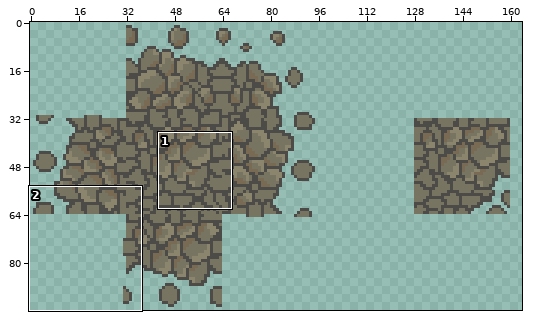
Pixel-art file: assets/03_backgrounds/test.aseprite. Above: a wide view before the commit, with the close-up outlined.
Close-up. First the earlier version:
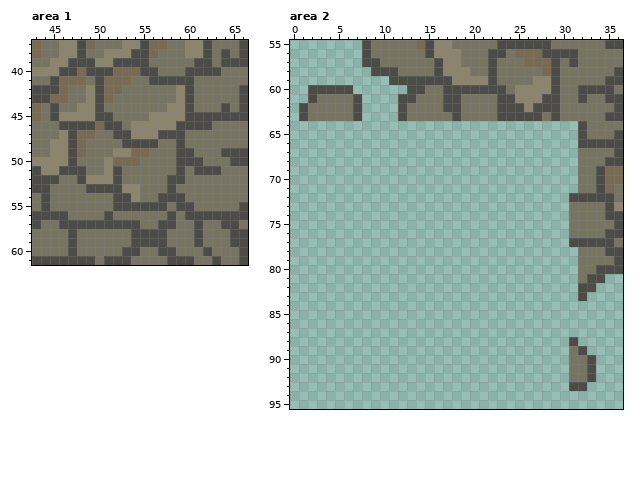
192x96 pixels, 1 frame. Shown: area 1: x 43..66, y 37..61; area 2: x 0..36, y 55..95. The wide view leaves out empty margins. The commit also changed other parts of the picture, which this record leaves out.
The same view after the edit:
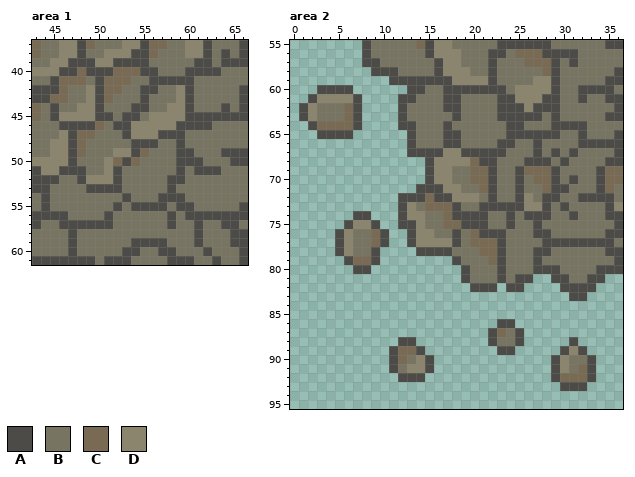
Palette (. is transparent): A #4c4b47  B #777562  C #786a53  D #8c856e
The edit:
Changed rows in their new state; - is an unchanged pixel.
Area 1, layer "Tilemap 1":
first column x 51:
42 ----AA-
43 ----A--
44 ---AA--
45 --AA---
46 B-A----
47 -B-----
48 --B----
49 ---A---
50 --A----
53 --BB---
54 -B-B---
55 --B----
57 -BBB--B
58 ---BBBB
Area 2, layer "Tilemap 1":
first column x 2:
60 .------------------------------
61 -DDDD--------------------------
62 D---C--------------------------
63 D---C--------------------------
64 ACCCCA----AABBBABBBBBBAABBBAAA-
65 -AAAA------ABBBAABBBBBAAAAAABB-
66 -----------ABBBAABBBBAABBABBBB-
67 -----------AAAADDAAAAABBBABABA-
68 -------------ADDDDCAABBBAAABAB-
69 -------------ADDBBCCABBACCCABB-
70 -------------ADDBBCCABBABCCABA-
71 ------------AAADDBBCABBABBCAAB-
72 ----------AAACAADDDBABBADBAABB-
73 ----------ADBCCCABBAAAAADDABA--
74 -----AA---ADDBBCAAAABBABAAABBA-
75 ----ADDA--AADBBCCAAABBABBABBB--
76 ---ADBBCA--ADDBBABCAAABBBAABB--
77 ---ADBBCA--ADDDDABCCCABBBBAAA--
78 ---ADBBA----AAAABBBCCABBBAABBB-
79 ----ACCA--------ABBBCABBBABBBB-
80 -----AA----------ABBBABBBAAABB-
81 -----------------ABBBABAA--AAB-
82 ------------------AAA-AA----AA-
83 -----------------------------A-
86 ---------------------AA--------
87 --------------------ACBA-------
88 ----------AA--------ABBA-------
89 ---------ACCA--------AA-----AD-
90 ---------ACBDA-------------AD--
91 ---------ABDDA-------------AD-C
92 ----------AAA--------------ACCC
93 ----------------------------A--
